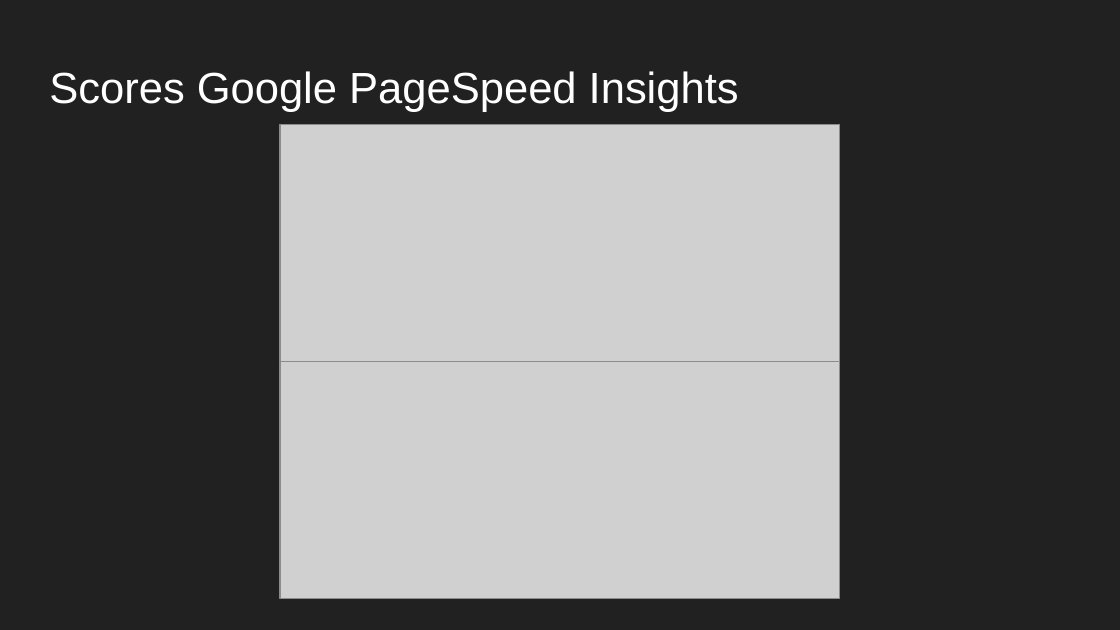
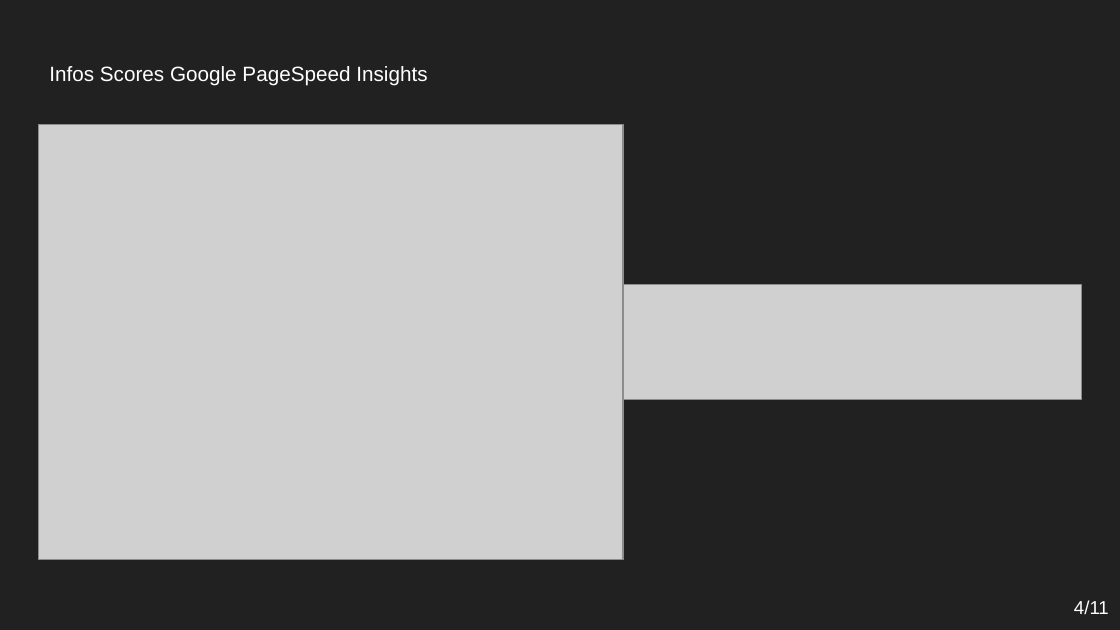
Before and after one commit to ThibaultP7/ThibaultParodi_4_17012021, a slide deck: slide 4 of ressources/analyse/rapport/Support Projet 4 SEO.odp. Drawn at 1120x630 pixels with LibreOffice and Linux fonts; fonts in the diff are those of the drawing; grey boxes stand for pictures. Boxes give left, top, right and bottom in pixels: in the first picture for what was removed or moved away, otherwise in the second. Text is boxed around its words. In the diff, an @@ line names an element or a change of style, - is before the commit and + after.

```diff
--- a/ressources/analyse/rapport/Support Projet 4 SEO.odp
+++ b/ressources/analyse/rapport/Support Projet 4 SEO.odp
@@ title at (x1=49, y1=66, x2=427, y2=86): text changed; size 28 to 13.3 pt @@
-Scores Google PageSpeed Insights
+Infos Scores Google PageSpeed Insights
@@ picture resized from (x1=280, y1=124, x2=840, y2=361) to (x1=38, y1=124, x2=623, y2=559) @@
@@ picture resized from (x1=280, y1=362, x2=840, y2=598) to (x1=623, y1=284, x2=1081, y2=399) @@
@@ text added at (x1=1074, y1=600, x2=1109, y2=614), 12 pt, text #FFFFFF @@
+4/11
```
Also in this commit, not shown: 8 other slides changed, 2 slides added, 3 slides removed, 11 other files.
